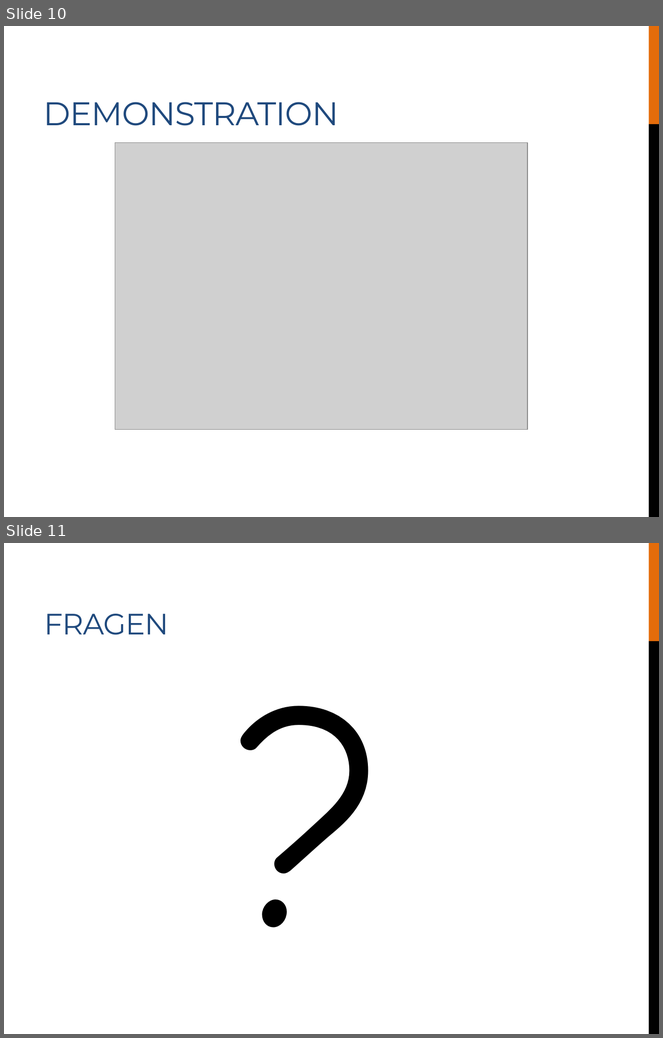
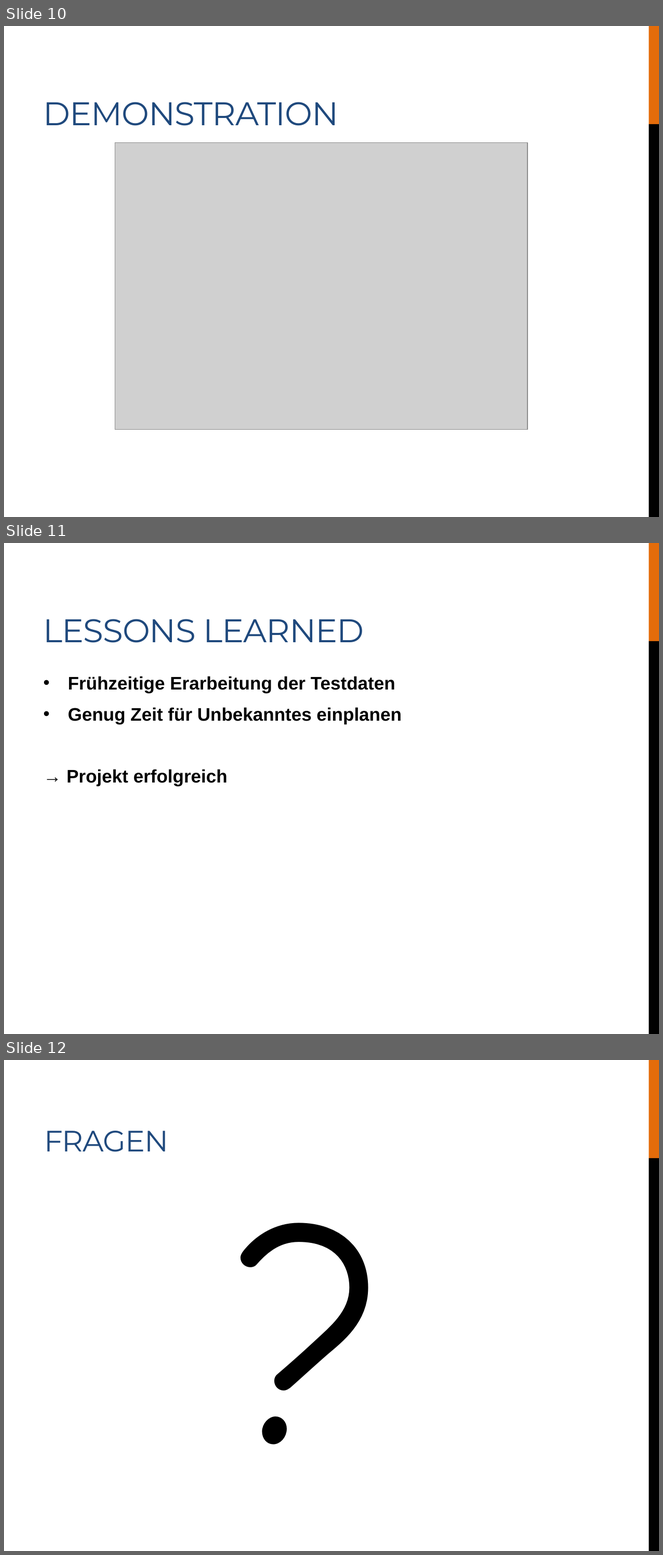
Before and after one commit to LucaRitz/ticket-recognition, a slide deck: docs/presentation.pptx. Shown one above the other, each under a label of ours: slides 10 and 11 before the commit, slides 10, 11 and 12 after it. The pictures are 663x1038 and 663x1555 pixels, drawn with LibreOffice and Linux fonts; fonts in the diff are those of the drawing; grey boxes stand for pictures. Boxes give left, top, right and bottom in pixels: in the first picture for what was removed or moved away, otherwise in the second. Text is boxed around its words. In the diff, an @@ line names an element or a change of style, - is before the commit and + after.

Commit message:
worked on presentation

```diff
--- a/docs/presentation.pptx
+++ b/docs/presentation.pptx
@@ slide 11 added at (x1=4, y1=543, x2=659, y2=1034), background #FFFFFF; not listed: 2 template elements that a slide beside it also shows @@
@@ title added at (x1=44, y1=619, x2=364, y2=643), 36 pt, text #1F497D @@
+LESSONS LEARNED
@@ text added at (x1=66, y1=676, x2=401, y2=786), 20 pt, text #000000, bold @@
+• Frühzeitige Erarbeitung der Testdaten
+• Genug Zeit für Unbekanntes einplanen
+→ Projekt erfolgreich
@@ what was slide 11 is now slide 12 @@
```
